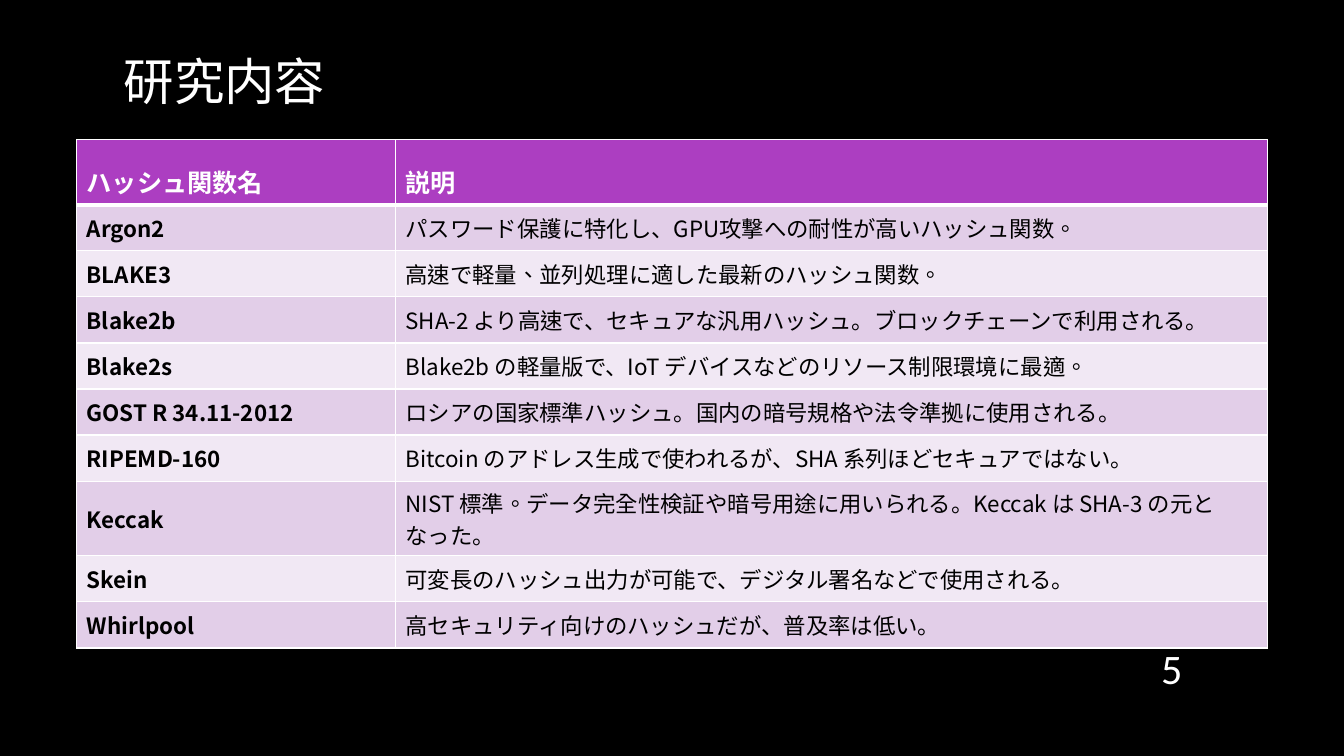
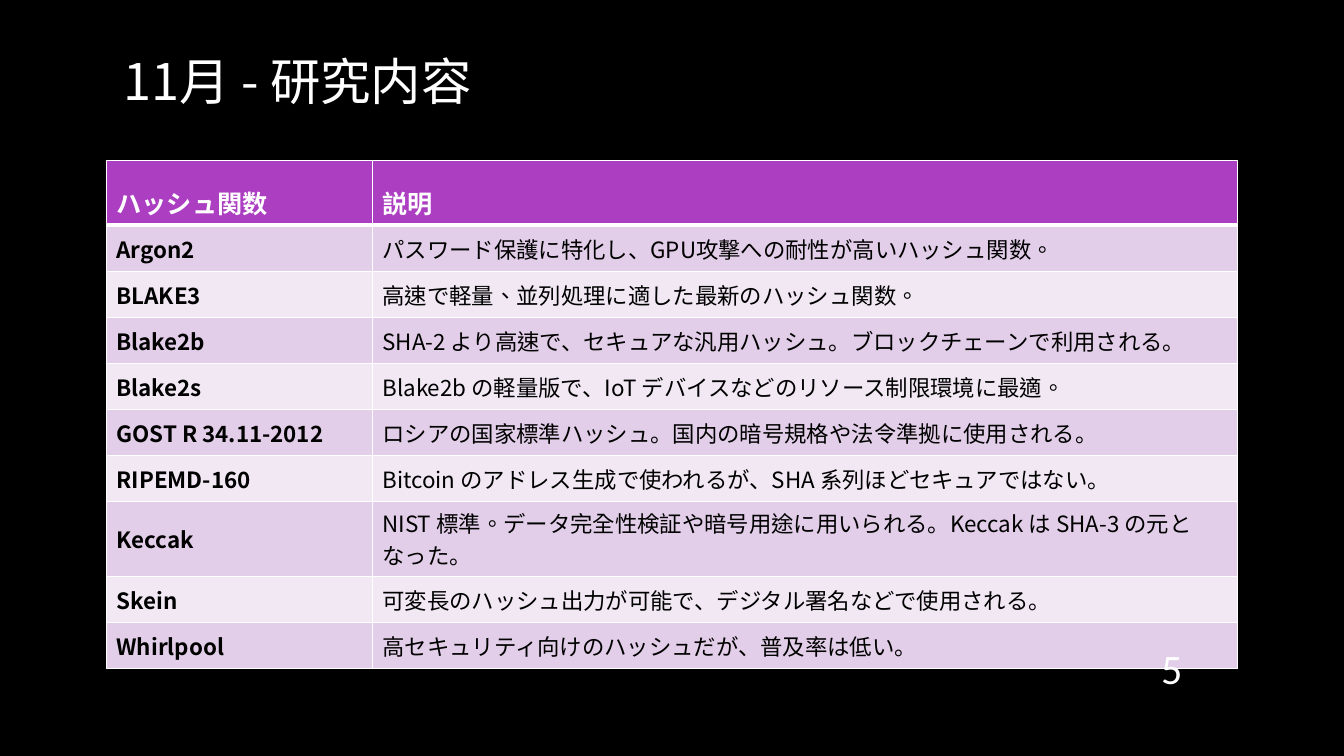
Before and after one commit to cyrusmanosa/Ecc-Year-3, a slide deck: slide 5 of Y3-Sem2/ITゼミ演習II/2024年度_11月報告会_Sk3a04_文家俊.pptx. Drawn at 1344x756 pixels with LibreOffice and Linux fonts; fonts in the diff are those of the drawing; background and template pictures are left out. Boxes give left, top, right and bottom in pixels: in the first picture for what was removed or moved away, otherwise in the second. Text is boxed around its words. In the diff, an @@ line names an element or a change of style, - is before the commit and + after.

```diff
--- a/Y3-Sem2/ITゼミ演習II/2024年度_11月報告会_Sk3a04_文家俊.pptx
+++ b/Y3-Sem2/ITゼミ演習II/2024年度_11月報告会_Sk3a04_文家俊.pptx
@@ title at box(124, 57, 472, 104): text changed @@
-研究内容
+11月 - 研究内容
@@ table at box(107, 160, 1238, 664) @@
-row 1, column 1: ハッシュ関数名
+row 1, column 1: ハッシュ関数
@@ table: place and size @@
-table at box(77, 140, 1267, 643)
+table at box(107, 160, 1238, 664)
```
Also in this commit, not shown: 5 other slides changed, 20 other files.
